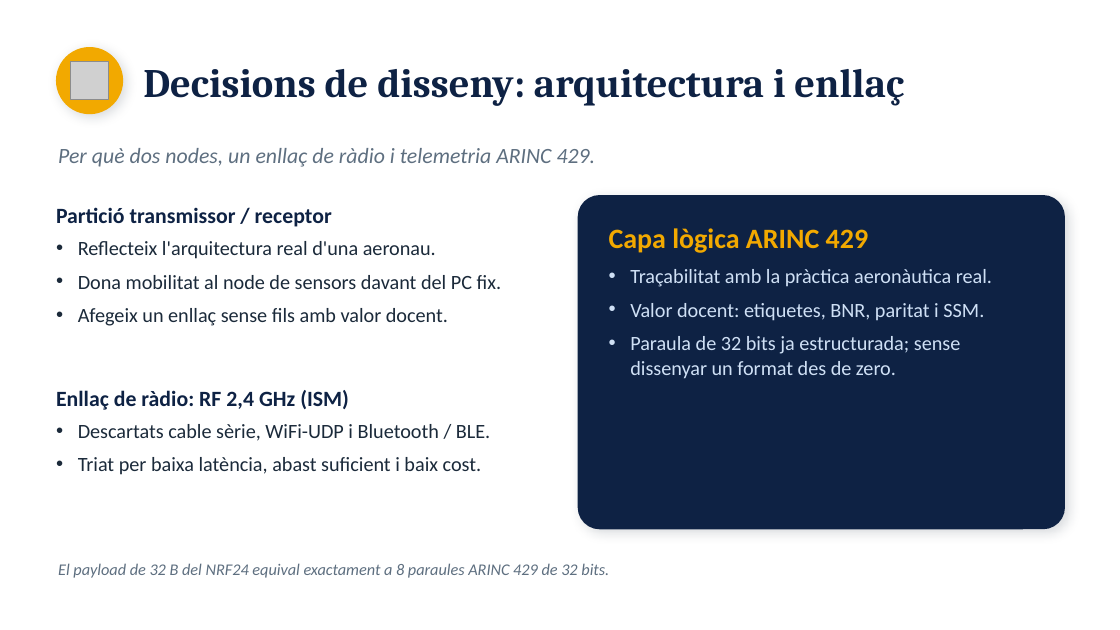
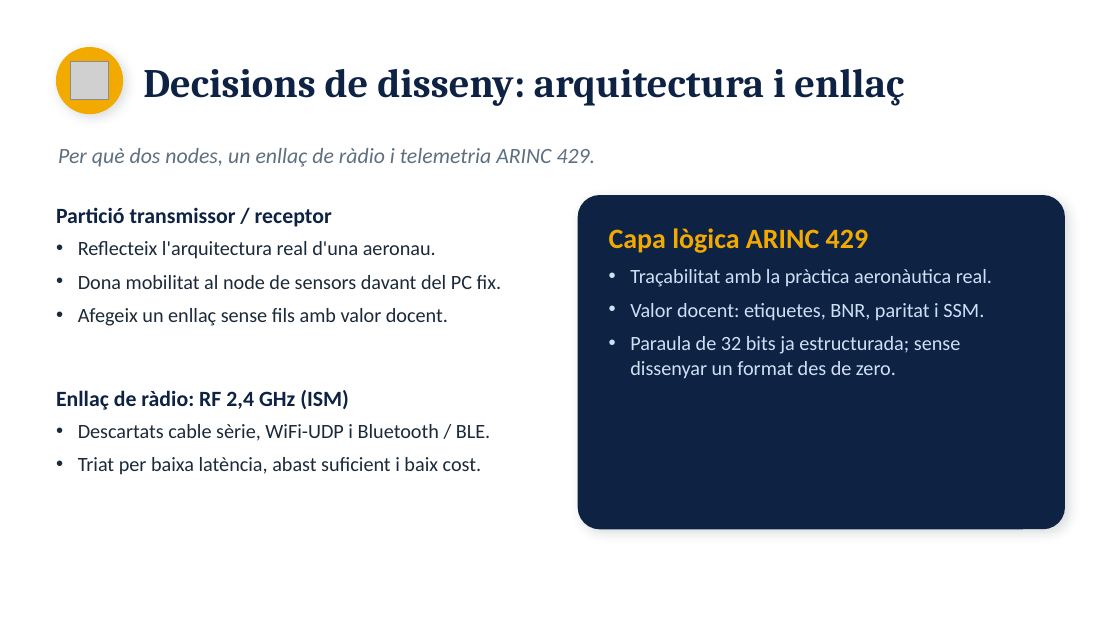
Before and after one commit to arnaumora/TFG-Plataforma-Instrumentacion-Avionica, a slide deck: slide 7 of Presentacio/Catalan/Defensa_TFG_Arnau.pptx. Drawn at 1120x630 pixels with LibreOffice and Linux fonts; fonts in the diff are those of the drawing; grey boxes stand for pictures. Boxes give left, top, right and bottom in pixels: in the first picture for what was removed or moved away, otherwise in the second. Text is boxed around its words. In the diff, an @@ line names an element or a change of style, - is before the commit and + after.

```diff
--- a/Presentacio/Catalan/Defensa_TFG_Arnau.pptx
+++ b/Presentacio/Catalan/Defensa_TFG_Arnau.pptx
@@ text removed at <box>58,563,609,578</box> @@
-El payload de 32 B del NRF24 equival exactament a 8 paraules ARINC 429 de 32 bits.
```
Also in this commit, not shown: 5 other slides changed, 1 other file.
